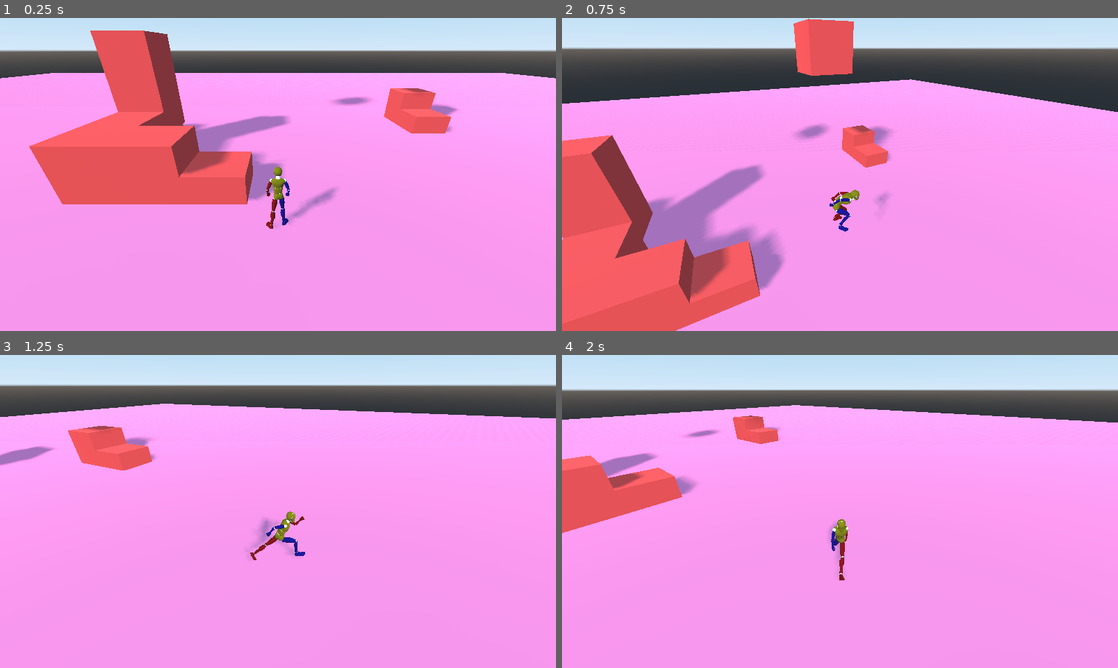
Above: before the commit, frames 1-4 (two rows, left to right).
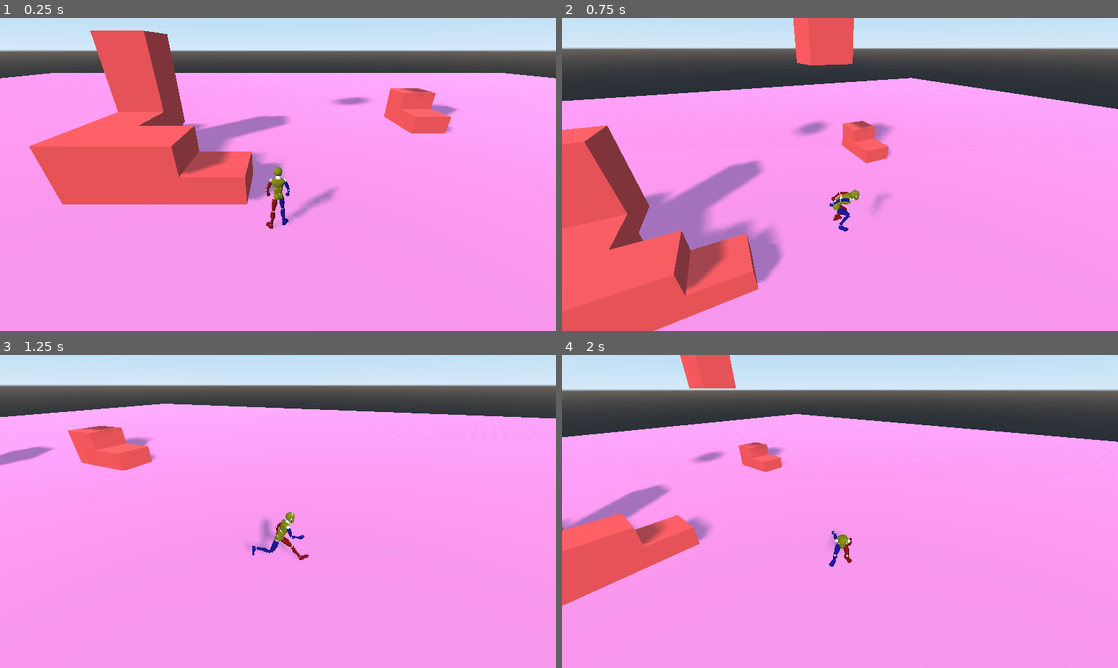
Above: after the commit, the same moments.

Repository: gdquest-demos/godot-3d-mannequin
Game: Godot game, scene res://Game.tscn
Same seed, same stepped clock (60 frames per second), same inputs: the game is played once before the commit and once after it.
Inputs (mouse positions are in pixels of both pictures, inside the frame that each line leads up to):
- Up to frame 1 (0.25 s): no input
- Up to frame 2 (0.75 s): tap Enter at 0.5 s; move the mouse to (867, 174) at 0.52 s; hold D (move_right) from 0.53 s (still down); hold Space (jump) from 0.53 s (still down)
- Up to frame 3 (1.25 s): keep holding D (move_right); keep holding Space (jump)
- Up to frame 4 (2 s): move the mouse to (812, 511) at 1.27 s; release D (move_right) at 1.28 s; release Space (jump) at 1.28 s; hold S (move_back) from 1.28 s (still down); tap E (action) at 1.35 s; tap Space (jump) at 1.52, 1.55, 1.82 s

Frame 1 is identical in both runs. In frame 2, 5.3% of the frame differs, in the area x 0-100%, y 0-100%; in frame 3, 0.5%; in frame 4, 15%, in the area x 0-100%, y 0-81%.
Error in both runs: Trying to assign value of type 'StateMachine.gd' to a variable of type 'State.gd'. (res://src/Camera/CameraStates/Camera.gd:18)

Commit message:
Fix #14: use velocity instead of input direction to trigger Idle->Run transition

Diff:
--- a/src/Player/MoveStates/Idle.gd
+++ b/src/Player/MoveStates/Idle.gd
@@ -14,7 +14,7 @@
 
 func physics_process(delta: float) -> void:
 	_parent.physics_process(delta)
-	if owner.is_on_floor() and _parent.get_input_direction().length() > 0.01:
+	if owner.is_on_floor() and _parent.velocity.length() > 0.01:
 		_state_machine.transition_to("Move/Run")
 	elif not owner.is_on_floor():
 		_state_machine.transition_to("Move/Air")
--- a/src/Player/MoveStates/Move.gd
+++ b/src/Player/MoveStates/Move.gd
@@ -11,8 +11,8 @@
 export var max_speed: = Vector3(50.0, 50.0, 500.0)
 export var move_speed: = Vector3(500, 500, 500)
 export var max_rotation_speed: = 0.5
-export var gravity = -200.0
-export var jump_impulse = 40
+export var gravity = -80.0
+export var jump_impulse = 25
 
 var velocity: = Vector3.ZERO
 
--- a/src/Player/MoveStates/Run.gd
+++ b/src/Player/MoveStates/Run.gd
@@ -9,12 +9,12 @@
 
 
 func physics_process(delta: float) -> void:
+	_parent.physics_process(delta)
 	if owner.is_on_floor() or owner.is_on_wall():
 		if _parent.velocity.length() < 0.001:
 			_state_machine.transition_to("Move/Idle")
 	else:
 		_state_machine.transition_to("Move/Air")
-	_parent.physics_process(delta)
 
 
 
